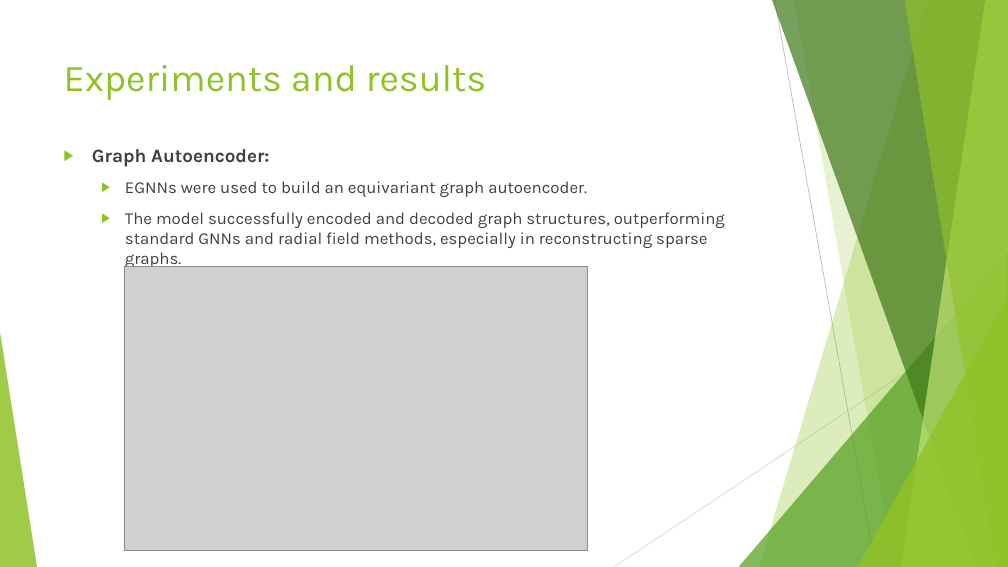
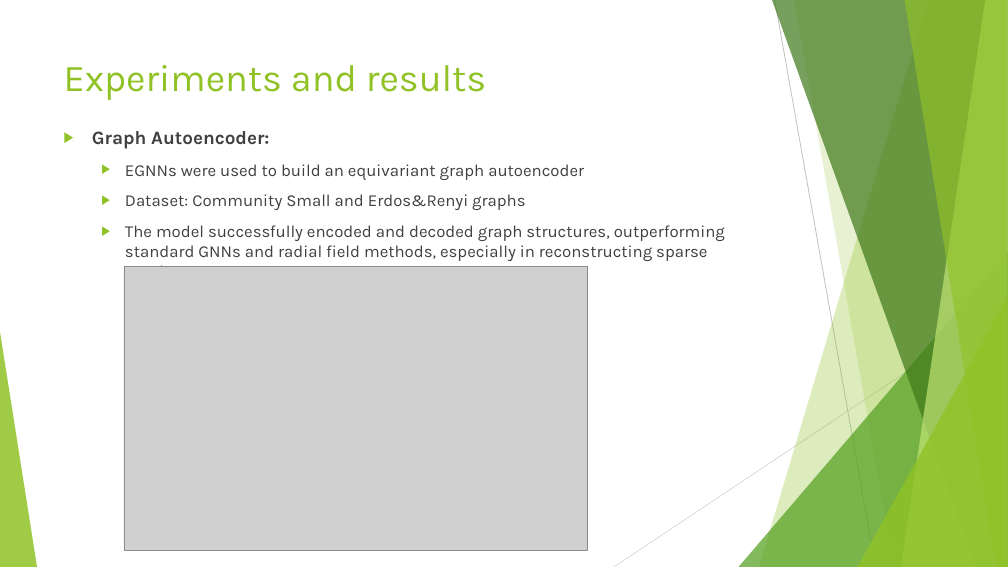
Before and after one commit to HoangTrang150302/AI_test, a slide deck: slide 8 of Task 1/#3 Presentation.pptx (slide 6 before the commit). Drawn at 1008x567 pixels with LibreOffice and Linux fonts; fonts in the diff are those of the drawing; grey boxes stand for pictures. Boxes give left, top, right and bottom in pixels: in the first picture for what was removed or moved away, otherwise in the second. Text is boxed around its words. In the diff, an @@ line names an element or a change of style, - is before the commit and + after.

```diff
--- a/Task 1/#3 Presentation.pptx
+++ b/Task 1/#3 Presentation.pptx
@@ text "Graph Autoencoder:" moved from (x1=92, y1=149, x2=725, y2=269) to (x1=92, y1=131, x2=725, y2=267) @@
@@ text at (x1=125, y1=164, x2=725, y2=267): text changed @@
-  ▶ EGNNs were used to build an equivariant graph autoencoder.
-  ▶ The model successfully encoded and decoded graph structures, outperforming standard GNNs and radial field methods, especially in reconstructing sparse graphs.
+  ▶ EGNNs were used to build an equivariant graph autoencoder
+  ▶ Dataset: Community Small and Erdos&Renyi graphs
+  ▶ The model successfully encoded and decoded graph structures, outperforming standard GNNs and radial field methods, especially in reconstructing sparse graphs
```
Also in this commit, not shown: 7 other slides changed, 2 slides added, 19 other files.
